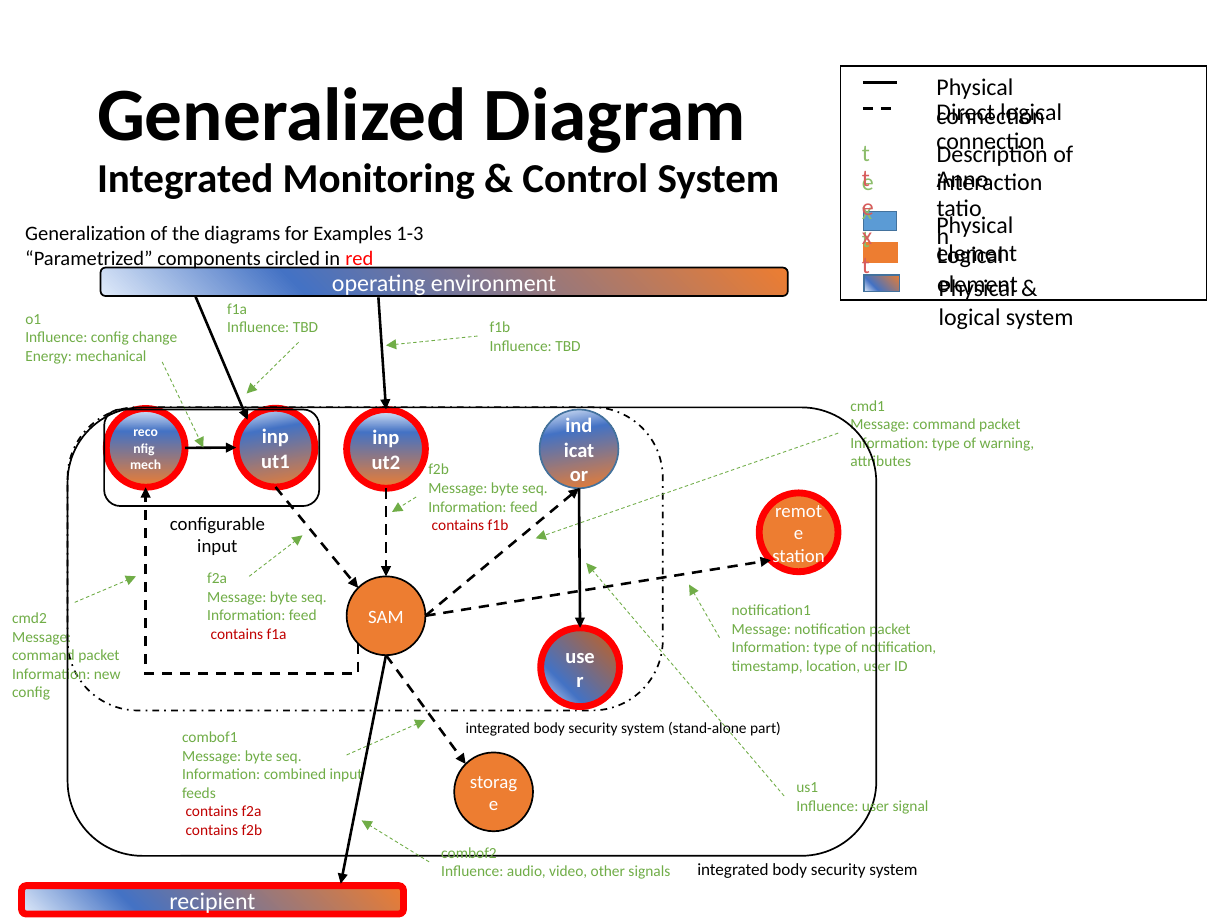
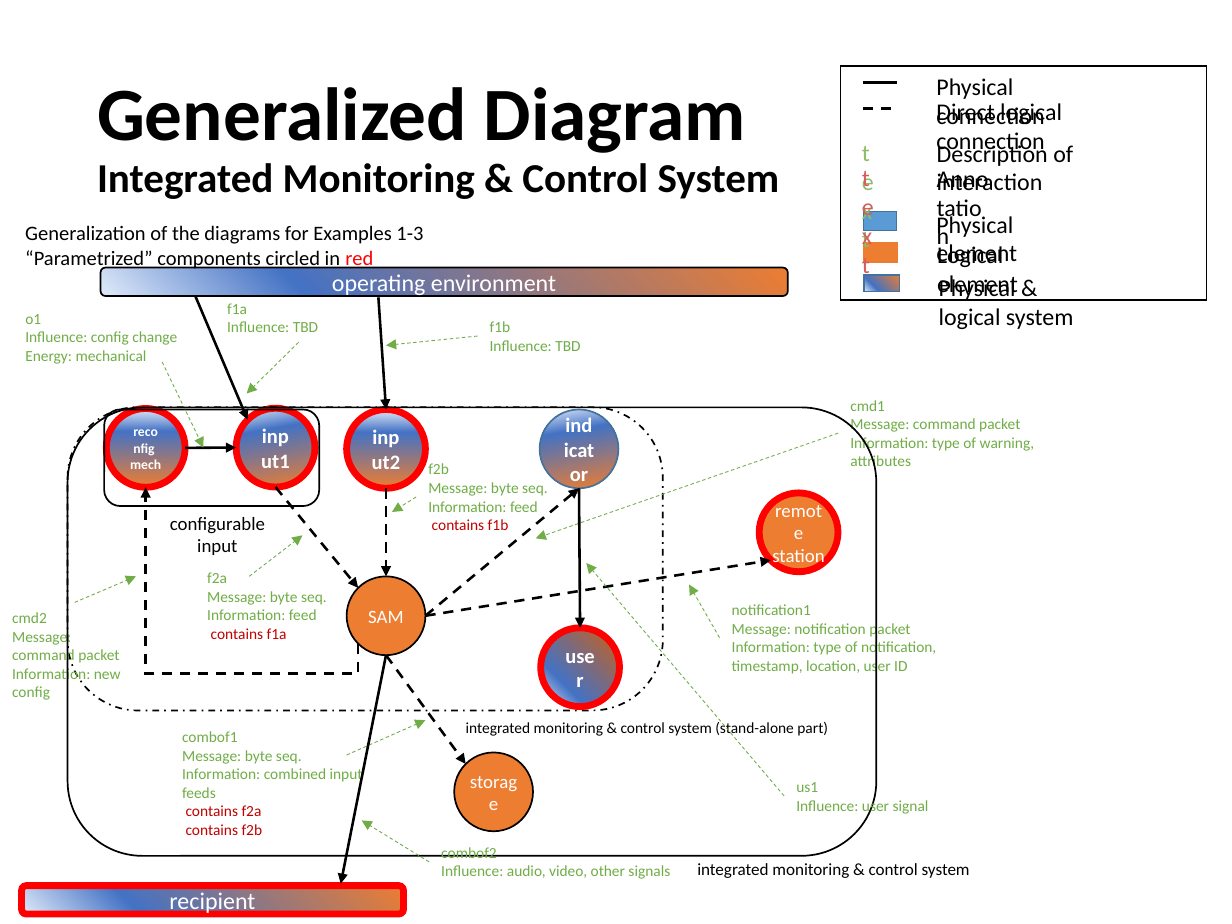
Before and after one commit to usnistgov/cpsframework, a slide deck: slide 9 of ontology/demos/demo-v2-2017-11-03.pptx. Drawn at 1232x924 pixels with LibreOffice and Linux fonts; fonts in the diff are those of the drawing. Boxes give left, top, right and bottom in pixels: in the first picture for what was removed or moved away, otherwise in the second. Text is boxed around its words. In the diff, an @@ line names an element or a change of style, - is before the commit and + after.

Commit message:
Minor fixes.

```diff
--- a/ontology/demos/demo-v2-2017-11-03.pptx
+++ b/ontology/demos/demo-v2-2017-11-03.pptx
@@ text at box(466, 719, 828, 736): text changed @@
-integrated body security system (stand-alone part)
+integrated monitoring & control system (stand-alone part)
@@ text at box(697, 863, 970, 878): text changed @@
-integrated body security system
+integrated monitoring & control system
```
